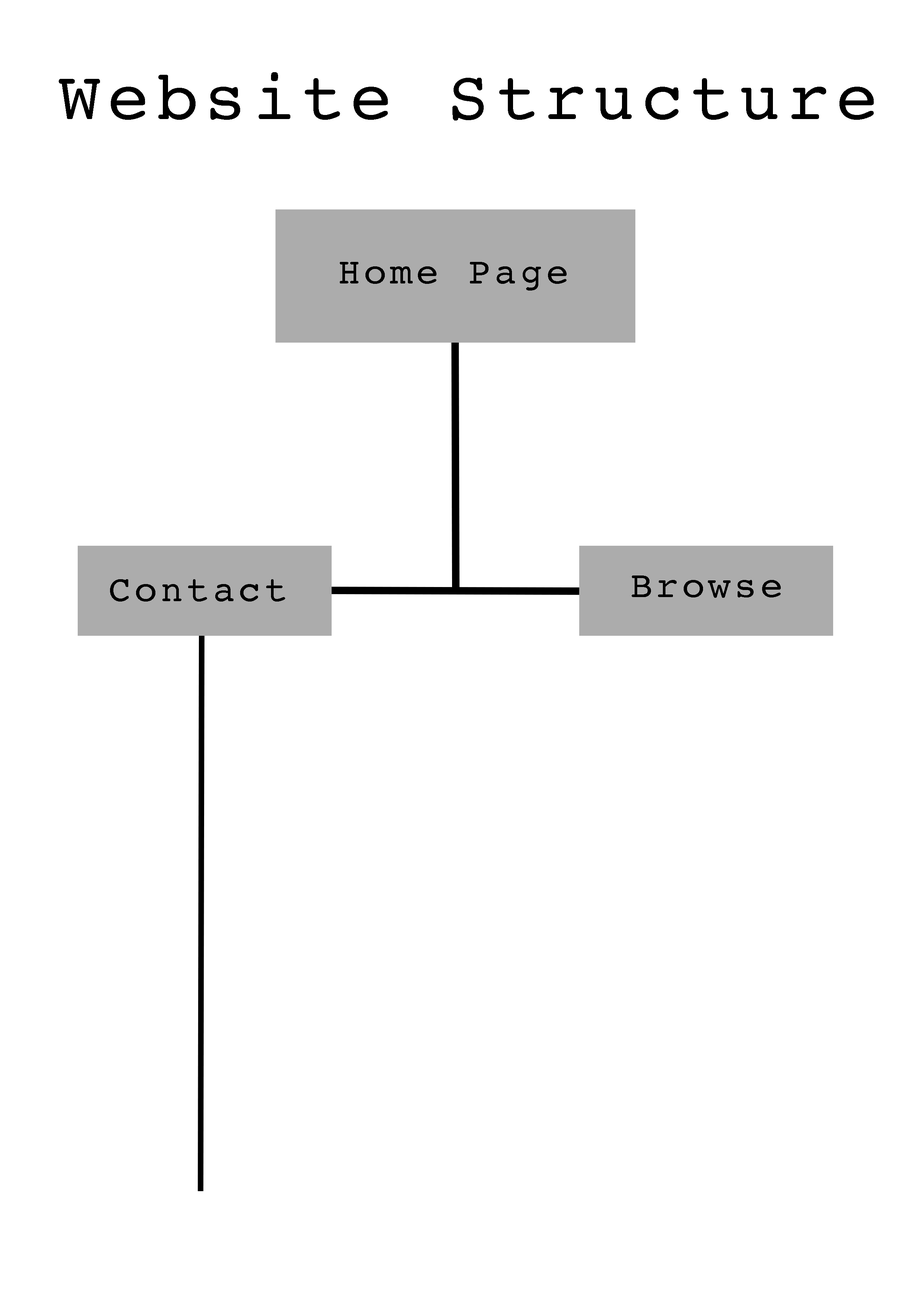
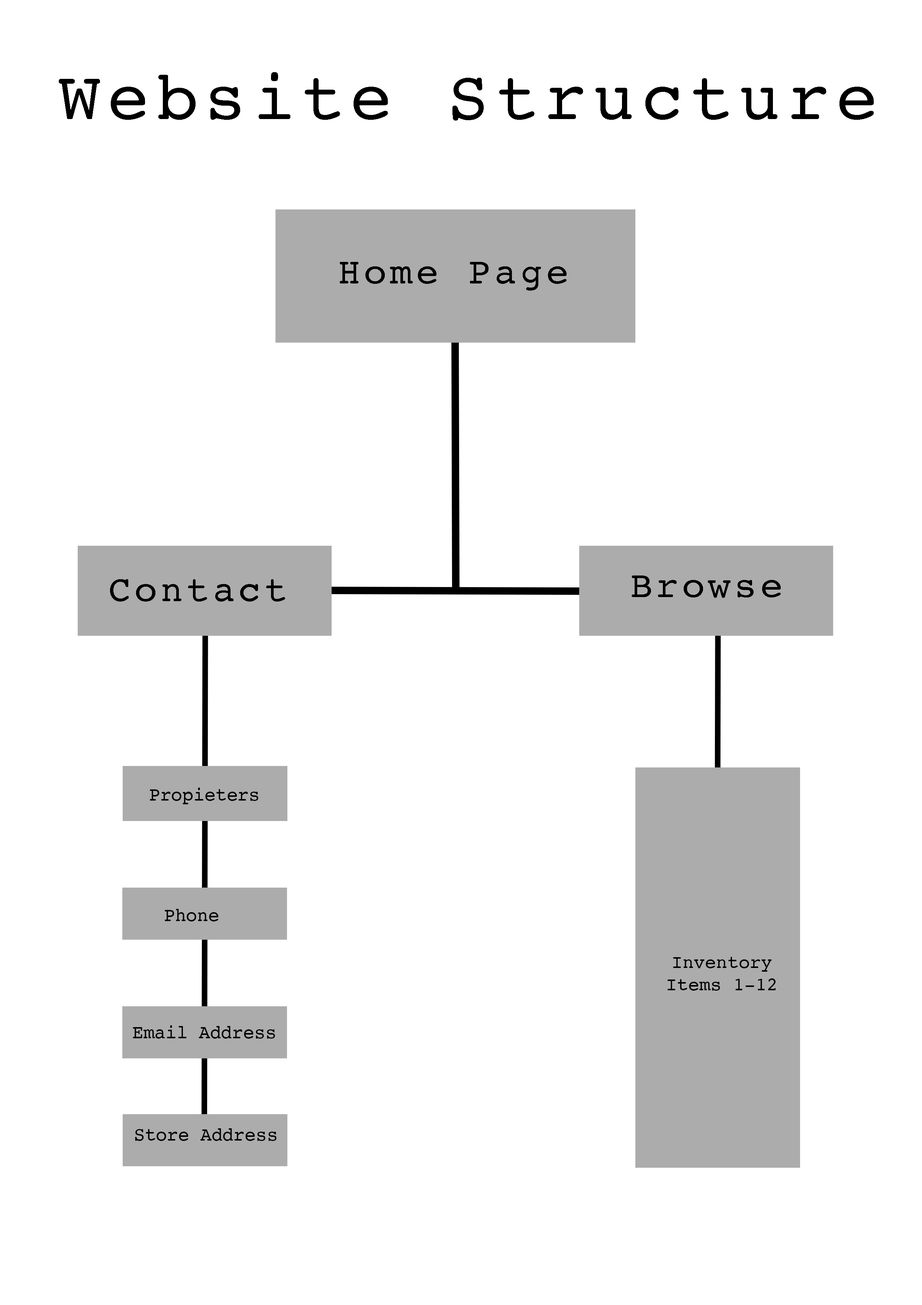
Layers edited between the first and the second 922px x 1305px image:
added layer "Inventory Items 1-12" above "Contact" over [667, 956, 777, 991]
added layer "Contact" (1st of 7) above "Store Address" over [635, 767, 801, 1168]
added layer "Store Address" above "Email Address" over [135, 1128, 277, 1141]
added layer "Email Address" above "Contact" over [132, 1024, 276, 1039]
added layer "Contact" (2nd of 7) above "Contact" over [122, 1113, 288, 1166]
added layer "Contact" (3rd of 7) above "Phone" over [122, 1006, 288, 1059]
added layer "Phone" above "Contact" over [164, 908, 219, 922]
added layer "Contact" (4th of 7) above "Propieters" over [122, 887, 288, 940]
added layer "Propieters" above "Contact" over [149, 787, 259, 805]
added layer "Contact" (5th of 7) above "Website Structure" over [122, 765, 288, 821]
added layer "Shape 1" (1st of 2) above "Line 2" over [714, 635, 722, 1110]
moved "Shape 1" (2nd of 2) above "Background", painted on it over [197, 635, 209, 1191]
